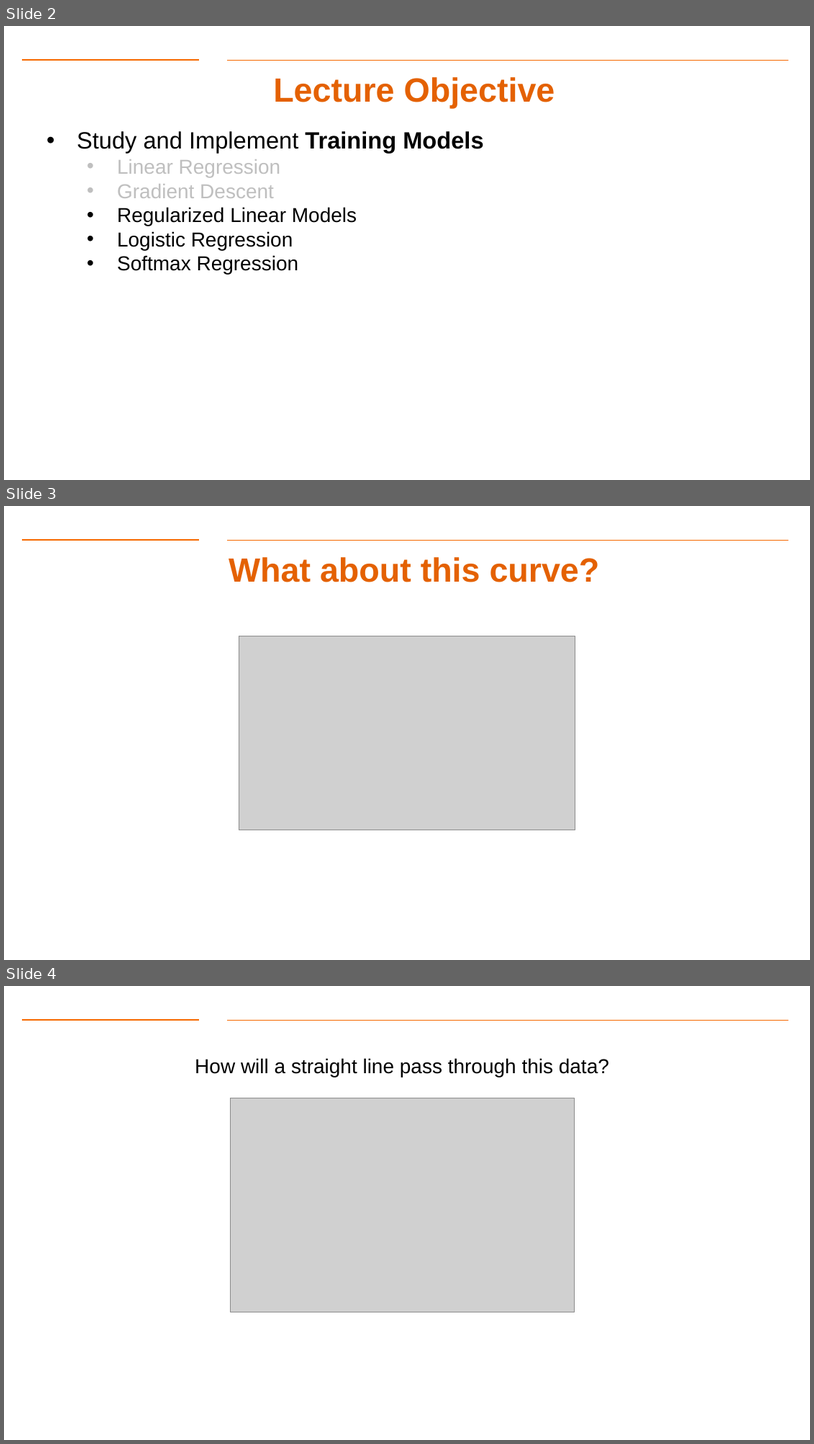
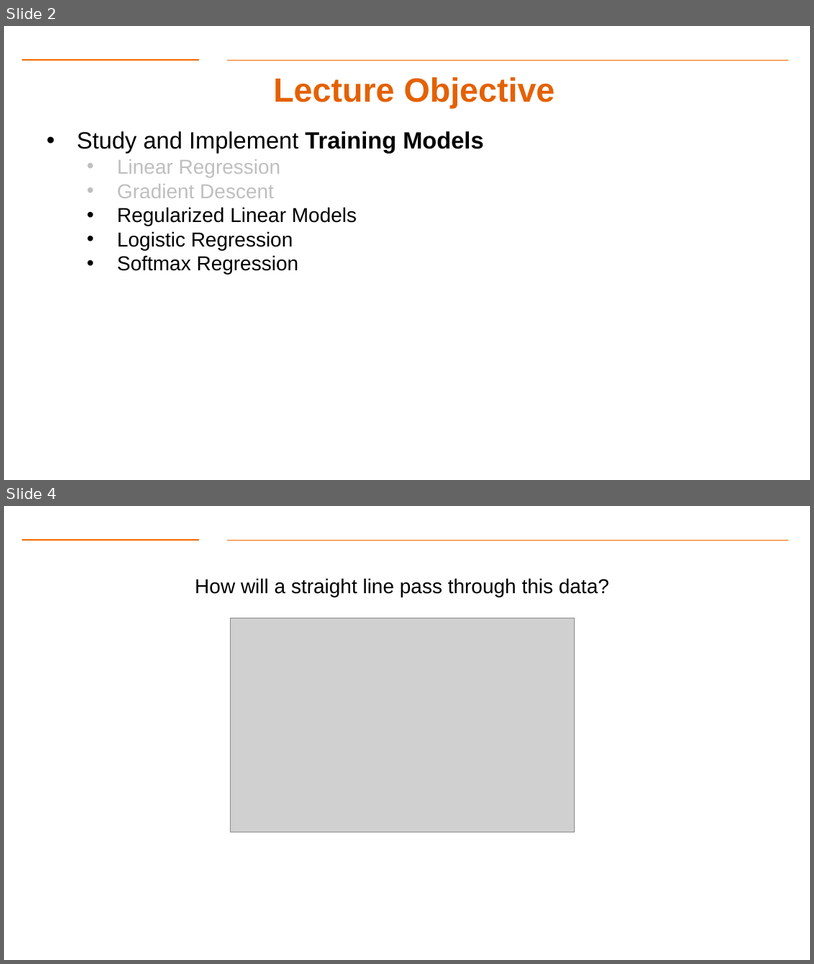
Before and after one commit to gk5951/RIT-DSCI-633-FDS, a slide deck: Syllabus/Lecture05/Lec05.pptx. Shown one above the other, each under a label of ours: slides 2, 3 and 4 before the commit, slides 2 and 4 after it; the slides between them are not shown. The pictures are 814x1444 and 814x964 pixels, drawn with LibreOffice and Linux fonts; fonts in the diff are those of the drawing; grey boxes stand for pictures; background and template pictures are left out. Boxes give left, top, right and bottom in pixels: in the first picture for what was removed or moved away, otherwise in the second. Text is boxed around its words. In the diff, an @@ line names an element or a change of style, - is before the commit and + after.

```diff
--- a/Syllabus/Lecture05/Lec05.pptx
+++ b/Syllabus/Lecture05/Lec05.pptx
@@ slide 3 removed at (x1=4, y1=506, x2=810, y2=960), background #FFFFFF; not listed: 2 template elements that a slide beside it also shows @@
@@ title removed at (x1=229, y1=557, x2=600, y2=582) @@
-What about this curve?
@@ picture removed at (x1=239, y1=636, x2=576, y2=830) @@
```
Also in this commit, not shown: 1 slide changed, 1 slide added, 1 other slide removed, 1 other file.
